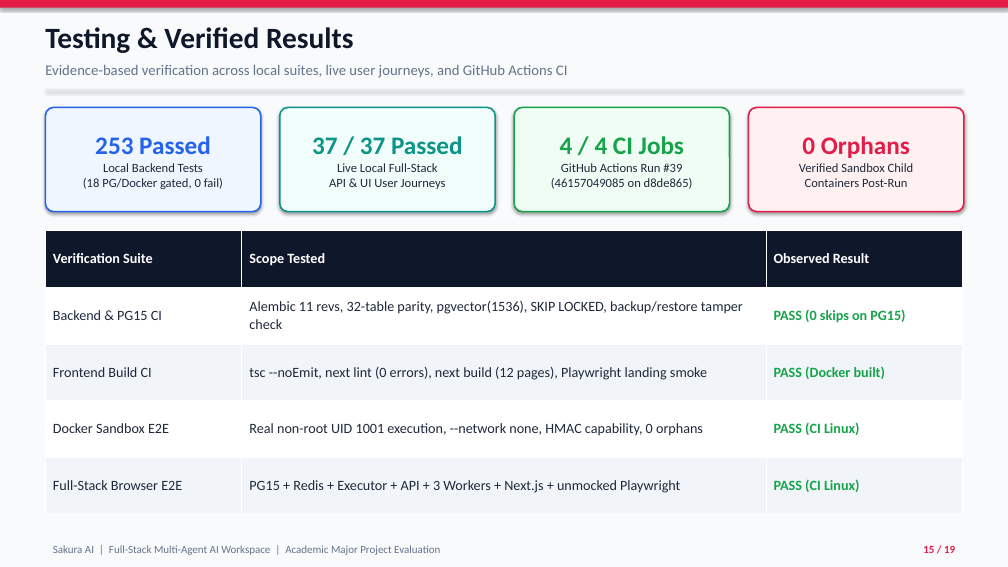
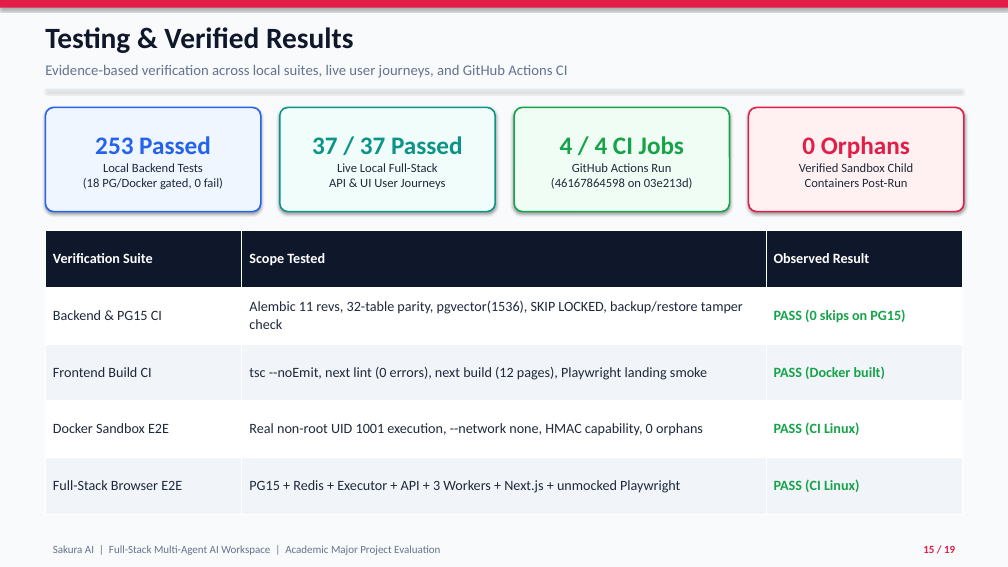
Before and after one commit to Abhiram-C-Divakaran/Sakura-AI, a slide deck: slide 15 of presentation/Sakura_AI_Academic_Presentation.pptx. Drawn at 1008x567 pixels with LibreOffice and Linux fonts; fonts in the diff are those of the drawing. Boxes give left, top, right and bottom in pixels: in the first picture for what was removed or moved away, otherwise in the second. Text is boxed around its words. In the diff, an @@ line names an element or a change of style, - is before the commit and + after.

```diff
--- a/presentation/Sakura_AI_Academic_Presentation.pptx
+++ b/presentation/Sakura_AI_Academic_Presentation.pptx
@@ text in rounded rectangle at box(551, 163, 693, 189): text changed @@
-GitHub Actions Run #39
-(46157049085 on d8de865)
+GitHub Actions Run
+(46167864598 on 03e213d)
```
Also in this commit, not shown: 3 other slides changed, 5 other files.
